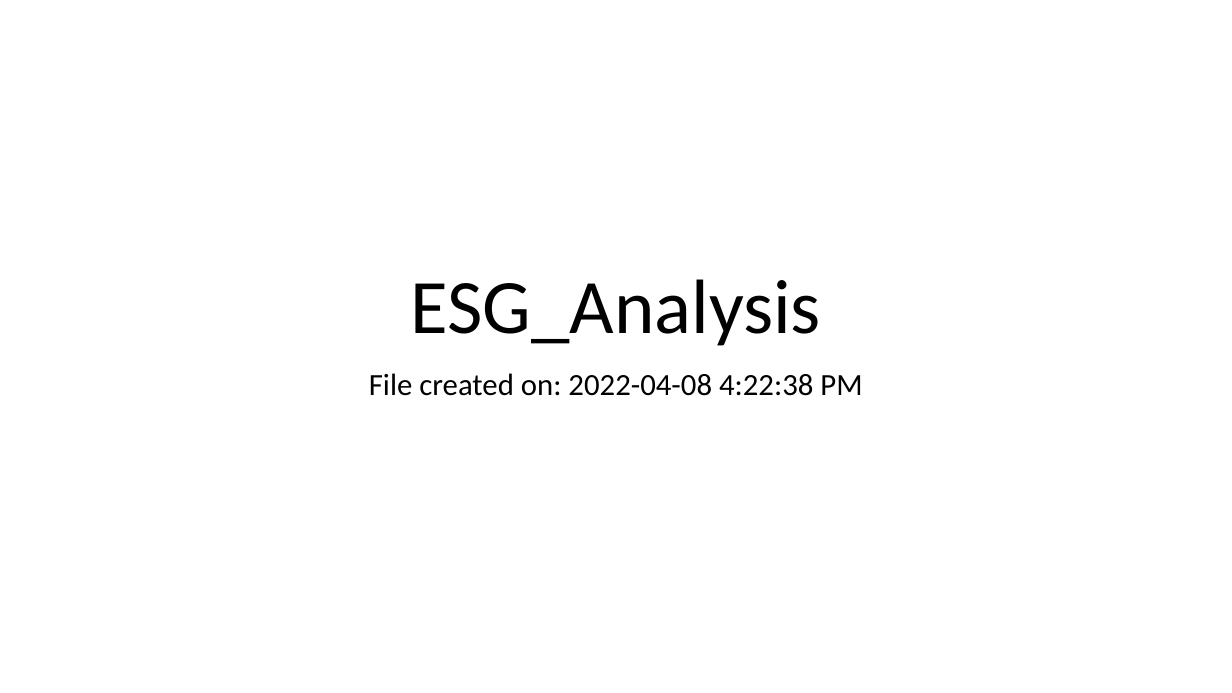
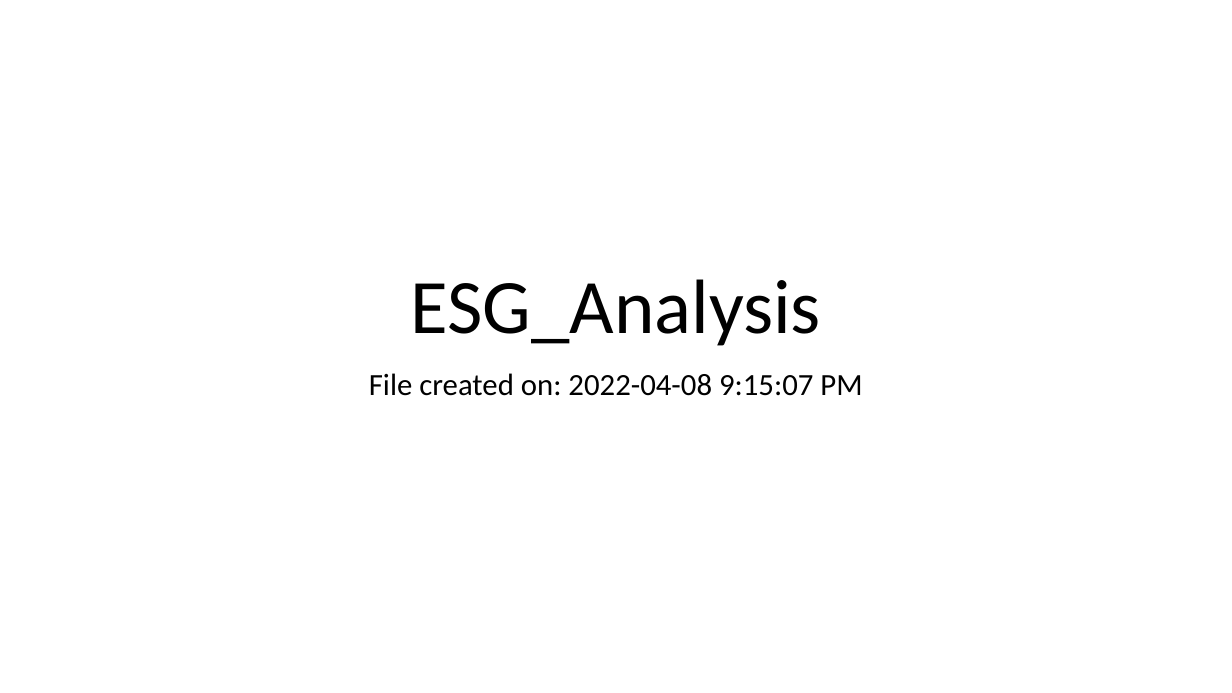
Before and after one commit to sucharita1/ESG_investing_analysis, a slide deck: slide 1 of Dashboard/ESG_Analysis.pptx. Drawn at 1232x693 pixels with LibreOffice and Linux fonts; fonts in the diff are those of the drawing. Boxes give left, top, right and bottom in pixels: in the first picture for what was removed or moved away, otherwise in the second. Text is boxed around its words. In the diff, an @@ line names an element or a change of style, - is before the commit and + after.

```diff
--- a/Dashboard/ESG_Analysis.pptx
+++ b/Dashboard/ESG_Analysis.pptx
@@ subtitle at <box>369,373,862,396</box>: text changed @@
-File created on: 2022-04-08 4:22:38 PM
+File created on: 2022-04-08 9:15:07 PM
```
Also in this commit, not shown: 5 slides added, 19 slides removed, 5 other files.
